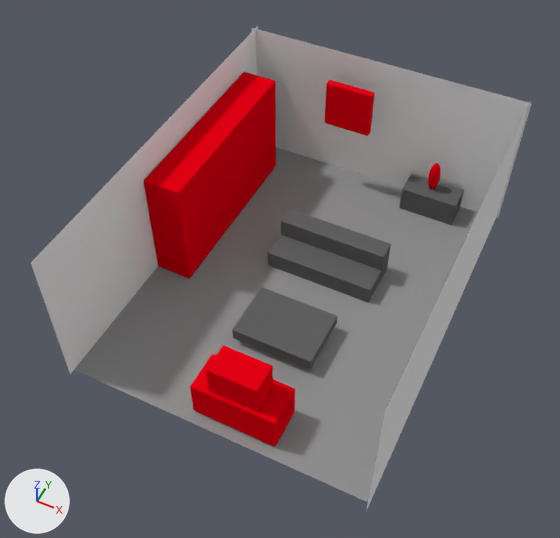
One commit to the Blender file PSMG_Team_EasyNote/Assets/Rooms/Blender files/ZimmerEinfach.blend: the scene before it, then after it.
Before and after are seen from a 50 mm lens placed at (2.16, -7.32, 7.83), pointed at (-0.7, -1.61, 0.69). Arrows for +X, +Y and +Z are at lower left; the lights stay in place.

The scene before the commit, as lines of its bpy script (objects in view):
```python
ob_plane = bpy.data.objects.new('Plane', me_plane)
ob_plane.location = (-0.6, -1.13, 0.0)
ob_plane.rotation_euler = (0.0, 0.0, -3.138)  # degrees (0, 0, -180)
ob_plane.scale = (1.96, 2.5, 7.21)
ob_plane_001 = bpy.data.objects.new('Plane.001', me_plane_001)
ob_plane_001.location = (-2.48, -1.21, 1.0)
ob_plane_001.rotation_euler = (3.138, 1.571, 0.0)  # degrees (180, 90, 0)
ob_plane_001.scale = (1.0, 2.5, 1.0)
ob_plane_002 = bpy.data.objects.new('Plane.002', me_plane_002)
ob_plane_002.location = (1.37, -1.23, 1.0)
ob_plane_002.rotation_euler = (3.138, 1.571, 0.0)  # degrees (180, 90, 0)
ob_plane_002.scale = (1.0, 2.5, 1.0)
ob_plane_003 = bpy.data.objects.new('Plane.003', me_plane_003)
ob_plane_003.location = (-0.59, 1.22, 0.99)
ob_plane_003.rotation_euler = (1.567, 1.571, 0.0)  # degrees (90, 90, 0)
ob_plane_003.scale = (1.0, 1.97, 1.0)
ob_regal = bpy.data.objects.new('Regal', me_cube_004)
ob_regal.location = (-2.21, -0.5, 0.8)
ob_regal.scale = (0.246, 1.27, 0.767)
ob_tisch = bpy.data.objects.new('Tisch', me_cube_002)
ob_tisch.location = (-0.41, -2.04, 0.19)
ob_tisch.scale = (0.529, 0.386, 0.0781)
# me_plane_003
# before: 0 (-1.0, -1.0, 0.0) at pixel (251, 27), 1 (1.0, -1.0, 0.0), 2 (-1.0, 1.0, 0.0) at pixel (531, 103), 3 (1.0, 1.0, 0.0) at pixel (498, 218)
# me_plane_002
# before: 0 (-1.0, -1.0, 0.0) at pixel (530, 100), 1 (1.0, -1.0, 0.0), 2 (-1.0, 1.0, 0.0) at pixel (385, 411), 3 (1.0, 1.0, 0.0) at pixel (366, 511)
# me_plane_001
# before: 0 (-1.0, -1.0, 0.0) at pixel (258, 25), 1 (1.0, -1.0, 0.0), 2 (-1.0, 1.0, 0.0) at pixel (30, 262), 3 (1.0, 1.0, 0.0) at pixel (70, 374)
# also in view: 'Bild' at (-0.91, 0.91, 1.37); 'Schrank' at (0.44, 0.96, 0.19); 'Couch' at (-0.42, -0.75, 0.24); 'Kommode' at (-0.35, -3.25, 0.29); 'TV' at (-0.35, -3.27, 0.75)
```
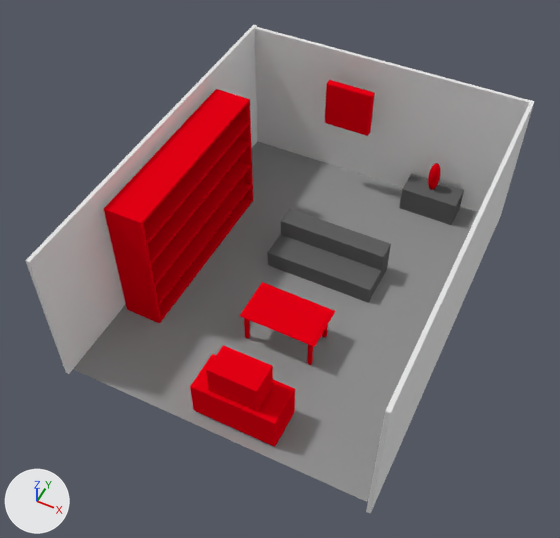
What differs and where, as boxes (x1, y1, x2, y2) in the pictures (560 x 538 px; the box of a moved part takes in the faces that stretch with it):
'Plane.003', reshaped
    before: (251, 28, 532, 218)
    after: (254, 27, 530, 211)
'Regal', reshaped, moved, rescaled (13% wider, 14% taller)
    before: (144, 72, 276, 278)
    after: (104, 89, 253, 323)
'Plane.001', reshaped, moved
    before: (31, 26, 258, 374)
    after: (25, 25, 258, 374)
'Plane.002', reshaped
    before: (366, 100, 531, 511)
    after: (366, 100, 534, 514)
'Tisch', reshaped, moved, rescaled (8% narrower)
    before: (232, 287, 337, 370)
    after: (239, 282, 335, 365)
part 1 of me_plane_003, added
    after: (255, 27, 530, 102)
part 2 of me_plane_002, added
    after: (366, 100, 534, 514)
part 3 of me_plane_001, added
    after: (25, 25, 258, 374)
part 4 of me_cube_004, added (red)
    after: (144, 118, 249, 244)
part 5 of me_cube_004, added (red)
    after: (151, 160, 251, 286)
part 6 of me_cube_004, added (red)
    after: (127, 198, 253, 323)
part 7 of me_cube_004, added (red)
    after: (104, 89, 250, 226)
part 8 of me_cube_004, added (red)
    after: (104, 212, 161, 322)
part 9 of me_cube_004, added (red)
    after: (236, 102, 253, 201)
part 10 of me_cube_004, added (red)
    after: (148, 139, 250, 264)
part 11 of me_cube_002, added
    after: (244, 318, 250, 339)
part 12 of me_cube_002, added
    after: (307, 344, 313, 365)
part 13 of me_cube_002, added
    after: (322, 325, 328, 338)
part 14 of me_cube_002, moved or reshaped
    before: (232, 317, 337, 370)
    after: (239, 282, 335, 347)
part 15 of me_cube_002, recoloured
    before: (233, 287, 337, 362)

What changed in the scene script:
```text
Change me_cube_004:
    where me_cube_004.from_pydata(...)  # 8 vertices, 6 faces; spans x -1.0..1.0, y -1.0..1.0, z -1.0..1.0
    used by ob_regal; location = (-2.21, -0.5, 0.8); scale = (0.246, 1.27, 0.767)
    remove me_cube_004.materials.append(mat_material_001)  # red #e70015
    me_cube_004 part 4: a new loose piece, a box spanning x -1.0..1.0, y -1.0..1.0, z 56.85..58.85, in mat_material (red #e70015)
    me_cube_004 part 5: a new loose piece, a box spanning x -1.0..1.0, y -1.0..1.0, z 18.73..20.73, in mat_material (red #e70015)
    me_cube_004 part 6: a new loose piece, a box spanning x -1.03..0.97, y -1.03..1.04, z -17.69..-15.69, in mat_material (red #e70015)
    me_cube_004 part 7: a new loose piece, a box spanning x -1.03..0.97, y -1.03..1.04, z 74.07..76.07, in mat_material (red #e70015)
    me_cube_004 part 8: a new loose piece, a box spanning x -1.02..0.98, y -1.03..-1.0, z -15.92..74.08, in mat_material (red #e70015)
    me_cube_004 part 9: a new loose piece, a box spanning x -1.02..0.98, y 1.01..1.04, z -15.92..74.08, in mat_material (red #e70015)
    me_cube_004 part 10: a new loose piece, a box spanning x -1.0..1.0, y -1.0..1.0, z 38.86..40.86, in mat_material (red #e70015)
    add me_cube_004.materials.append(mat_material)  # red #e70015
Change me_cube_002:
    used by ob_tisch; location = (-0.41, -2.04, 0.19); scale = (0.529, 0.386, 0.0781)
    remove me_cube_002.from_pydata(...)  # 8 vertices, 6 faces; spans x -1.0..1.0, y -1.0..1.0, z -1.0..1.0
    remove me_cube_002.materials.append(mat_material_009)  # dark grey #636363
    add me_cube_002.from_pydata(...)  # 40 vertices, 30 faces; spans x -2.57..36.44, y -22.65..3.36, z -18.0..1.87
    me_cube_002 part 11: a new loose piece, a box spanning x -1.36..0.64, y -20.13..-18.13, z -18.0..1.0, in mat_material_011 (red #e70015)
    me_cube_002 part 12: a new loose piece, a box spanning x 32.22..34.22, y -20.58..-18.58, z -18.0..1.0, in mat_material_011 (red #e70015)
    me_cube_002 part 13: a new loose piece, a box spanning x 31.96..33.96, y -1.0..1.0, z -18.0..1.0, in mat_material_011 (red #e70015)
    me_cube_002 part 14: 4 vertices removed from x -1.0..1.0, y -1.0..1.0, z -1.0; 8 vertices added at x -2.57..36.44, y -22.65..3.36, z 0.4..1.87
    me_cube_002 part 15: 1 face spanning x -1.0..1.0, y -1.0..1.0, z 1.0 switches from mat_material_009 (dark grey #636363) to mat_material_011 (red #e70015)
    add me_cube_002.materials.append(mat_material_011)  # red #e70015
Change me_plane_003:
    where me_plane_003.from_pydata(...)  # 4 vertices, 1 face; spans x -1.0..1.0, y -1.0..1.0, z 0.0
    used by ob_plane_003; location = (-0.59, 1.22, 0.99); rotation_euler = (1.567, 1.571, 0.0), in degrees (90, 90, 0); scale = (1.0, 1.97, 1.0)
    verts and faces of me_plane_003; kept vertices keep their numbers, new ones are numbered from 4
    me_plane_003 part 1
    add for new, old in zip([*range(4, 8)], [*range(0, 4)]): verts[new] = verts[old] + (0.0, 0.0, -0.05)
    add faces += [(4, 6, 7, 5), (0, 2, 6, 4), (0, 4, 5, 1), (1, 5, 7, 3), (2, 3, 7, 6)]
Change me_plane_002:
    where me_plane_002.from_pydata(...)  # 4 vertices, 1 face; spans x -1.0..1.0, y -1.0..1.0, z 0.0
    used by ob_plane_002; location = (1.37, -1.23, 1.0); rotation_euler = (3.138, 1.571, 0.0), in degrees (180, 90, 0); scale = (1.0, 2.5, 1.0)
    verts and faces of me_plane_002; kept vertices keep their numbers, new ones are numbered from 4
    me_plane_002 part 2
    add for new, old in zip([*range(4, 8)], [*range(0, 4)]): verts[new] = verts[old] + (0.0, 0.0, -0.05)
    add faces += [(4, 6, 7, 5), (0, 2, 6, 4), (0, 4, 5, 1), (1, 5, 7, 3), (2, 3, 7, 6)]
Change me_plane_001:
    where me_plane_001.from_pydata(...)  # 4 vertices, 1 face; spans x -1.0..1.0, y -1.0..1.0, z 0.0
    used by ob_plane_001; location = (-2.48, -1.21, 1.0); rotation_euler = (3.138, 1.571, 0.0), in degrees (180, 90, 0); scale = (1.0, 2.5, 1.0)
    verts and faces of me_plane_001; kept vertices keep their numbers, new ones are numbered from 4
    me_plane_001 part 3
    add for new, old in zip([*range(4, 8)], [*range(0, 4)]): verts[new] = verts[old] + (0.0, 0.0, -0.05)
    add faces += [(4, 6, 7, 5), (0, 2, 6, 4), (0, 4, 5, 1), (1, 5, 7, 3), (2, 3, 7, 6)]
Change ob_regal:
    ob_regal.location: (-2.21, -0.5, 0.8) -> (-2.17, -1.31, 0.33)
    ob_regal.scale: (0.246, 1.27, 0.767) -> (0.25, 1.23, 0.0192)
Change ob_tisch:
    ob_tisch.location: (-0.41, -2.04, 0.19) -> (-0.81, -1.83, 0.47)
    ob_tisch.scale: (0.529, 0.386, 0.0781) -> (0.0256, 0.0231, 0.0252)
Change ob_plane_001:
    ob_plane_001.location: (-2.48, -1.21, 1.0) -> (-2.55, -1.21, 1.0)
```
